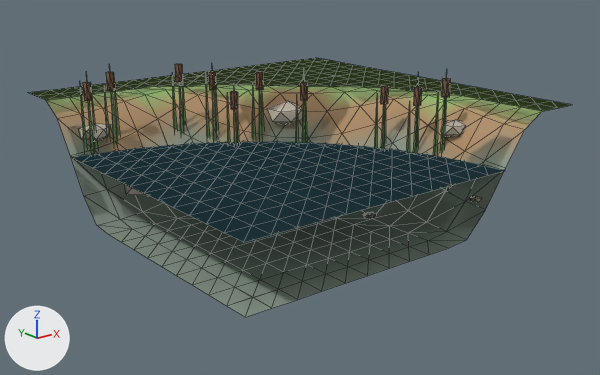
A saved change to the glTF model packages/client/public/assets/kits/common/bank.curve_outer.glb.
Camera for both pictures: a camera (50 mm lens) standing at (-1.61, -2.34, 0.94) and looking at (0.98, 0.9, -0.35). Arrows for +X, +Y and +Z are at lower left; the lights stay in place. The first picture is the older version. Mesh edges are drawn as thin lines. Where no turn or scale is listed for an object, it has been applied to the vertices. Vertices at exactly the same position are counted once.

Objects in the first picture: 'bank.curve_outer.v0.land', 'bank.curve_outer.v1.land', 'bank.curve_outer.v2.land', 'bank.curve_outer.v2.water'.
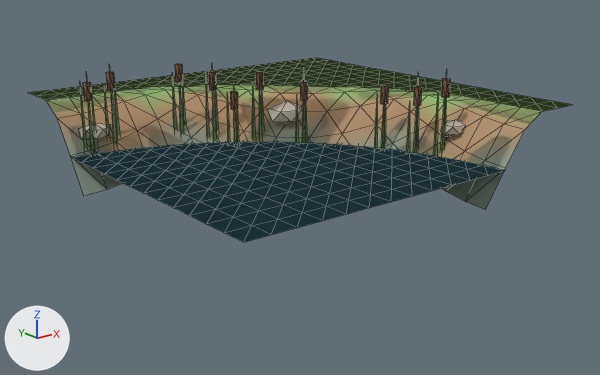
Where the newer file only moved an object's origin or applied its transform, the numbers keep the older frame.

Boxes [x1, y1, x2, y2] around the edits, measured in the pictures (600 x 375 px):
'bank.curve_outer.v1.land', reshaped (42% shorter)
    before: [31, 64, 556, 317]
    after: [31, 64, 530, 210]
'bank.curve_outer.v2.land', reshaped (44% shorter)
    before: [29, 58, 571, 309]
    after: [29, 58, 571, 199]
'bank.curve_outer.v0.land', reshaped (not visible afterwards)
    before: [363, 196, 481, 218]
part 2 of me_bank_curve_outer_v1_land, deleted
    before: [94, 183, 472, 317]
part 3 of me_bank_curve_outer_v2_land, deleted (mostly hidden)
    before: [126, 185, 146, 195]
part 4 of me_bank_curve_outer_v2_land, deleted
    before: [84, 121, 485, 309]

The change in detail:
me_bank_curve_outer_v0_land is used by ob_bank_curve_outer_v0_land; location (1.0, 1.0, -0.175).
me_bank_curve_outer_v0_land had 433 vertices, 752 faces and spanned x -1.0..1.0, y -1.0..1.0, z -0.28..0.28.
me_bank_curve_outer_v0_land now has 191 vertices, 315 faces and spans x -1.0..1.0, y -1.0..1.0, z -0.14..0.28.
me_bank_curve_outer_v0_land part 1: 11 loose pieces with 132 vertices, spanning x -0.4..0.43, y -0.95..0.31, z -0.28..0.0, are deleted.
Other edits to the shape of me_bank_curve_outer_v0_land do not show in these pictures.
me_bank_curve_outer_v1_land is used by ob_bank_curve_outer_v1_land; location (1.0, 1.0, -0.079).
me_bank_curve_outer_v1_land had 509 vertices, 792 faces and spanned x -1.0..1.0, y -1.0..1.0, z -0.37..0.37.
me_bank_curve_outer_v1_land now has 405 vertices, 530 faces and spans x -1.0..1.0, y -1.0..1.0, z -0.24..0.37.
me_bank_curve_outer_v1_land part 2: 104 vertices removed from x -1.0..0.25, y -1.0..0.25, z -0.37..-0.27.
me_bank_curve_outer_v2_land is used by ob_bank_curve_outer_v2_land; location (1.0, 1.0, -0.175).
me_bank_curve_outer_v2_land had 361 vertices, 632 faces and spanned x -1.0..1.0, y -1.0..1.0, z -0.28..0.28.
me_bank_curve_outer_v2_land now has 219 vertices, 356 faces and spans x -1.0..1.0, y -1.0..1.0, z -0.14..0.28.
me_bank_curve_outer_v2_land part 3: the loose piece of 12 vertices spanning x -0.79..-0.53, y 0.25..0.44, z -0.2..-0.06 is deleted.
Part 4, on me_bank_curve_outer_v2_land:
106 vertices are removed from x -1.0..0.54, y -1.0..0.25, z -0.28..0.11.
216 faces are deleted.
Other edits to the shape of me_bank_curve_outer_v2_land do not show in these pictures.
